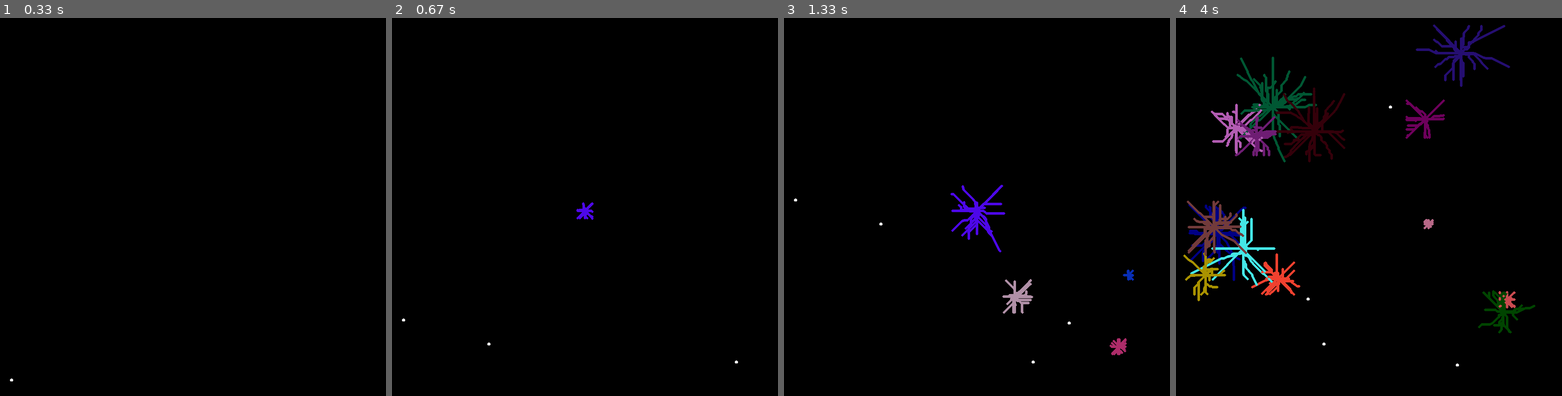
Above: before the commit, frames 1-4 (left to right).
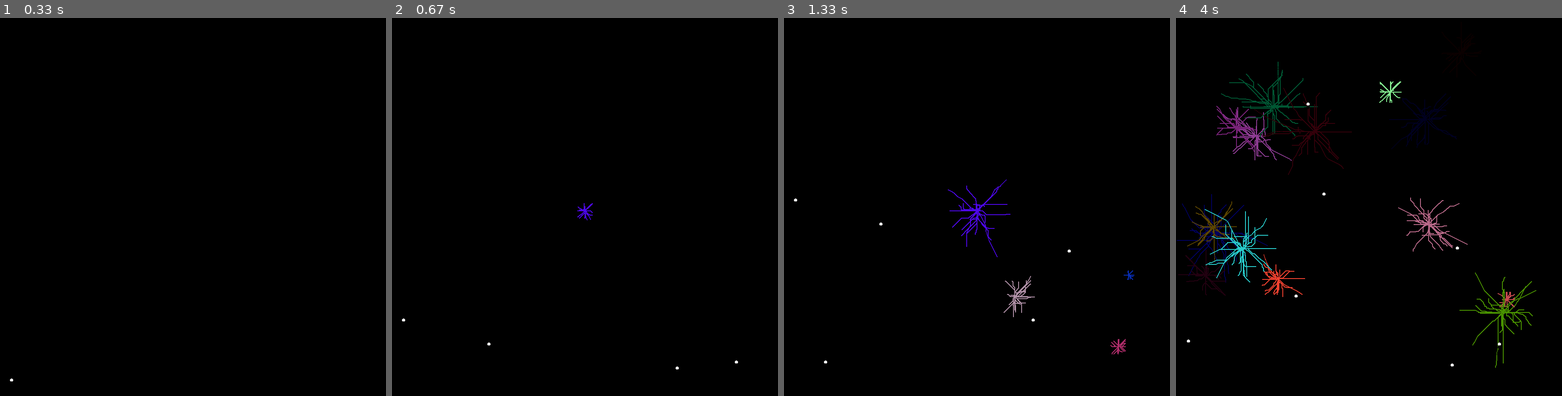
Above: after the commit, the same moments.

Repository: myhotchoc/Space-Simulator
Game: pygame game, started from My Weird Physics Toys/Particle System Things/Fireworks.py
Same seed, same stepped clock (60 frames per second), same inputs: the game is played once before the commit and once after it.
Inputs (mouse positions are in pixels of both pictures, inside the frame that each line leads up to):
- Up to frame 1 (0.33 s): no input
- Up to frame 2 (0.67 s): click (585, 210) at 0.38 s
- Up to frame 3 (1.33 s): click (1015, 297) at 0.72 s; click (1119, 346) at 1.05 s
- Up to frame 4 (4 s): click (1276, 135) at 1.38 s; click (1369, 259) at 1.72 s; click (1314, 131) at 2.05 s; click (1504, 312) at 2.38 s; click (1241, 248) at 2.72 s; click (1257, 135) at 3.05 s; click (1276, 278) at 3.38 s; click (1507, 297) at 3.72 s

Frame 1 is identical in both runs. In frame 2, less than 0.1% of the frame differs, in the area x 47-75%, y 48-93%; in frame 3, 0.9%; in frame 4, 8.3%, in the area x 0-94%, y 1-93%.

Commit message:
Update Fireworks.py

Diff:
--- a/My Weird Physics Toys/Particle System Things/Fireworks.py
+++ b/My Weird Physics Toys/Particle System Things/Fireworks.py
@@ -28,13 +28,13 @@
 
 v_lim = 0.5 ## max velocity of particles
 particle_num = 30 ## Particles created per system
-offset = 0.125 ## Maximum offset particle is moved by
-particle_size = 1 ## size of particles
+offset = 0.05 ## Maximum offset particle is moved by
+particle_size = 0.3 ## size of particles
 decay_speed = 5 ## speed of decay
 
 padding = 20
 fwork_decay = 3
-fword_freq = 0.95
+fword_freq = 0.936
 pellet_size = 2
 
 min_pellet_lifespan = 40
